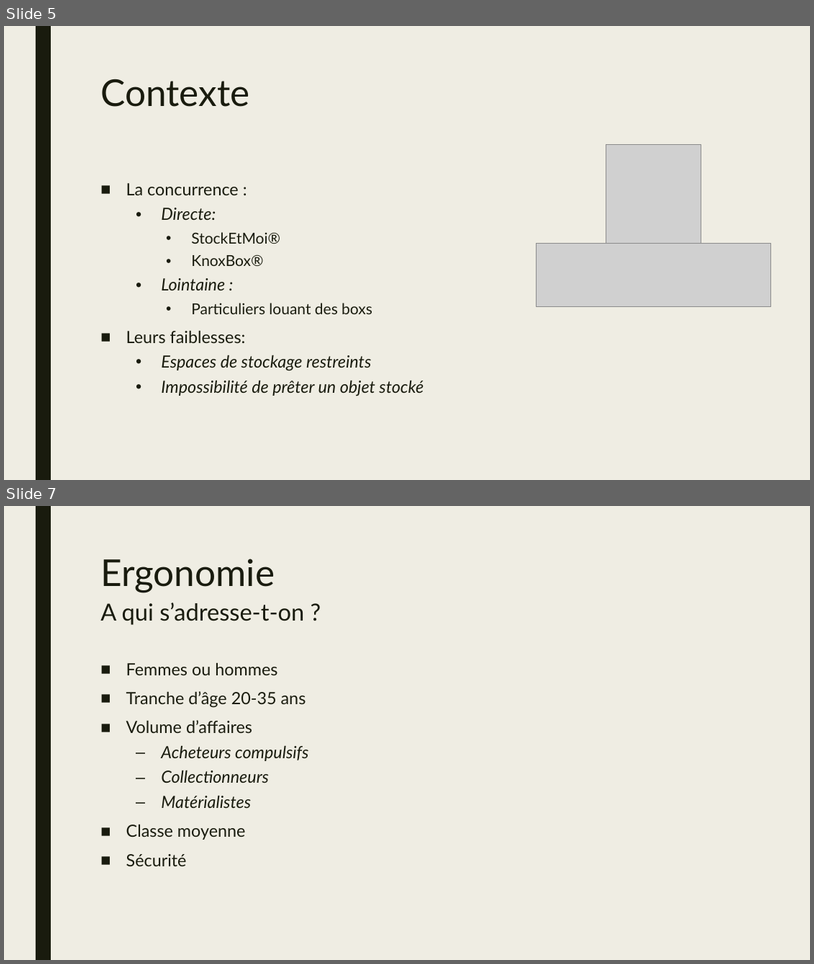
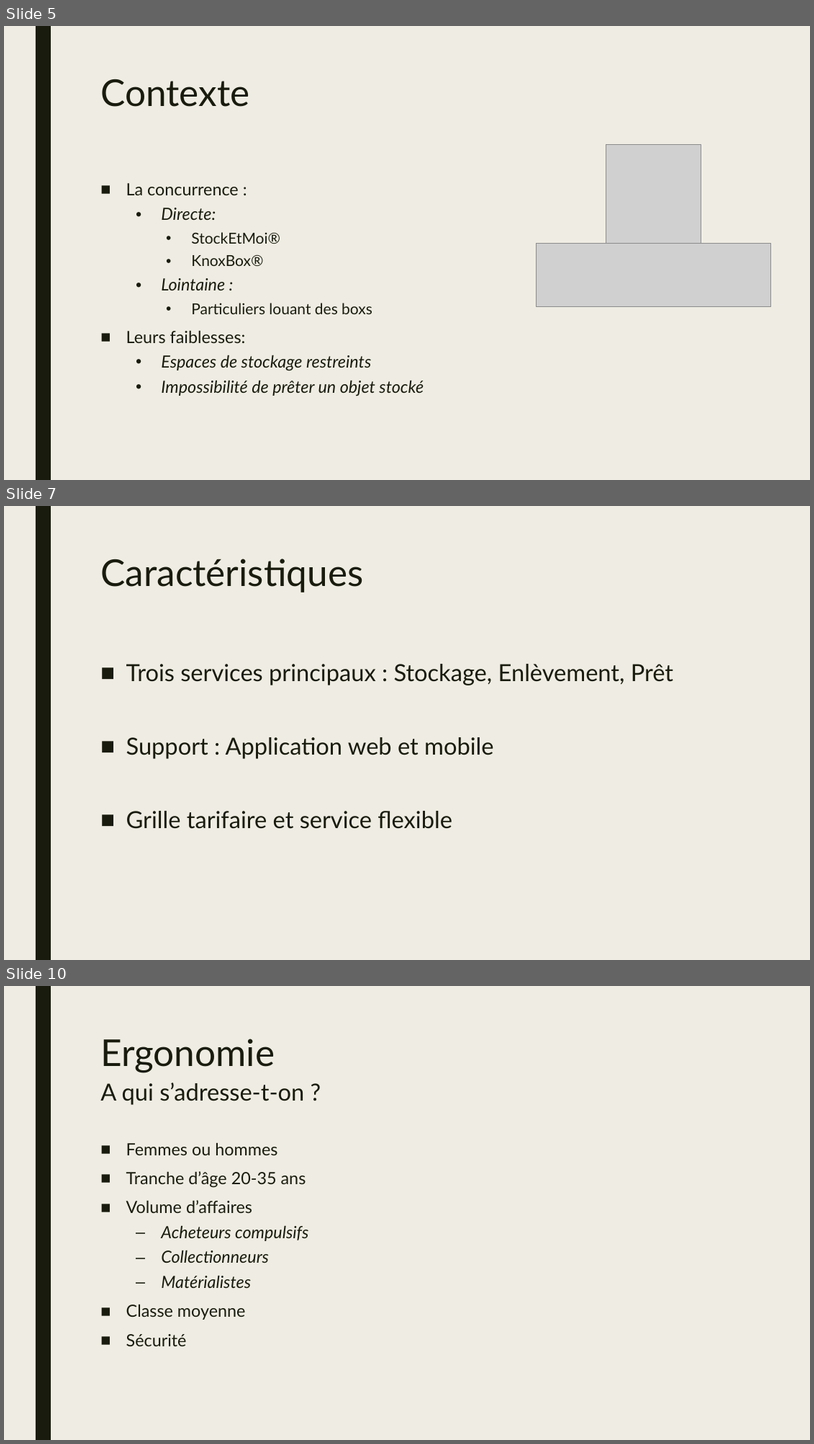
Before and after one commit to csorano/FlexiBox, a slide deck: Diaporama/Diaporama.pptx. Shown one above the other, each under a label of ours: slides 5 and 7 before the commit, slides 5, 7 and 10 after it; the slides between them are not shown. The pictures are 814x964 and 814x1444 pixels, drawn with LibreOffice and Linux fonts; fonts in the diff are those of the drawing; grey boxes stand for pictures. Boxes give left, top, right and bottom in pixels: in the first picture for what was removed or moved away, otherwise in the second. Text is boxed around its words. In the diff, an @@ line names an element or a change of style, - is before the commit and + after.

```diff
--- a/Diaporama/Diaporama.pptx
+++ b/Diaporama/Diaporama.pptx
@@ slide 7 added at box(4, 506, 810, 960), background #EFEDE3; not listed: 1 template element that a slide beside it also shows @@
@@ title added at box(100, 559, 363, 592), 44 pt, text #191B0E @@
+Caractéristiques
@@ text added at box(126, 664, 674, 829), 28 pt, text #191B0E @@
+■ Trois services principaux : Stockage, Enlèvement, Prêt
+■ Support : Application web et mobile
+■ Grille tarifaire et service flexible
@@ what was slide 7 is now slide 10 @@
```
Also in this commit, not shown: 3 other slides added, 1 slide removed.
